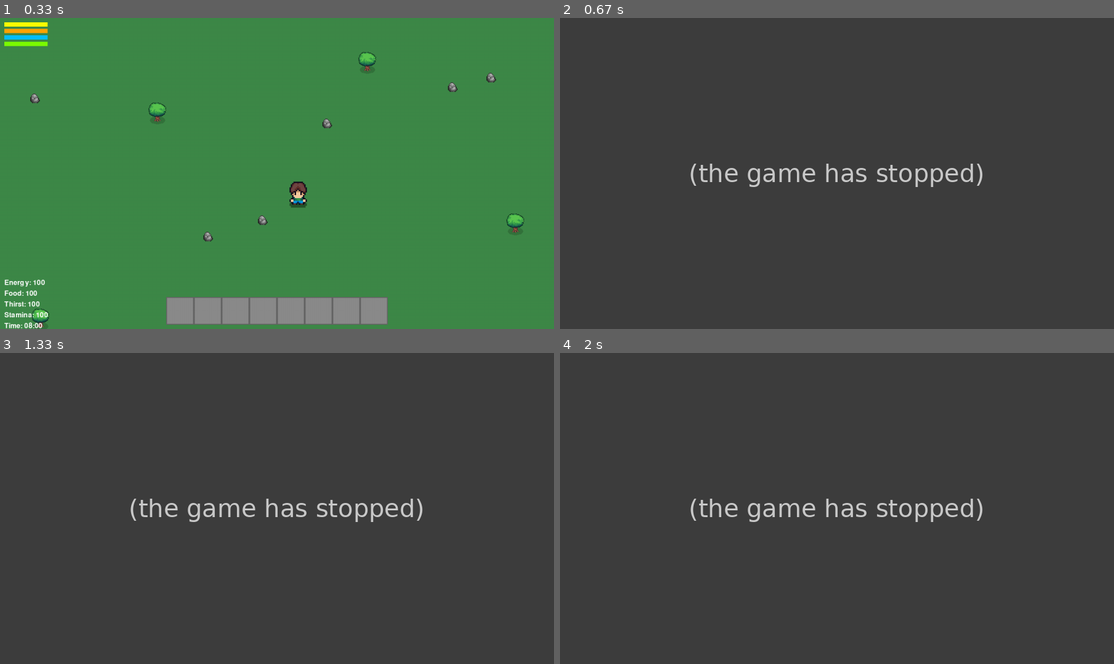
Above: before the commit, frames 1-4 (two rows, left to right).
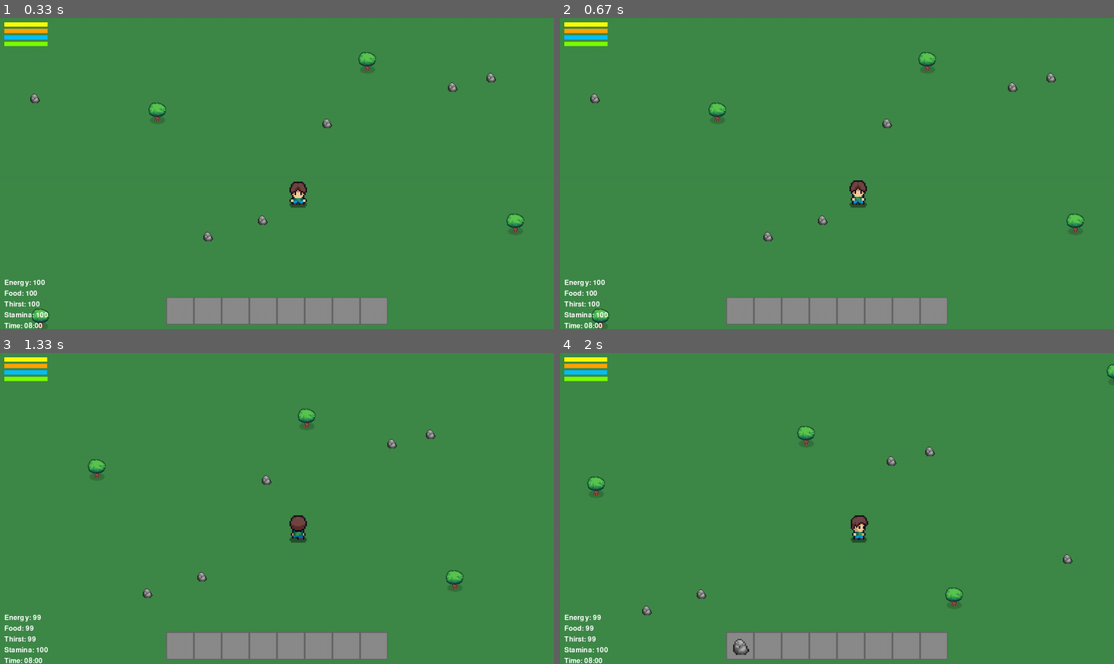
Above: after the commit, the same moments.

Repository: dede-08/survilands-pygame
Game: pygame game, started from main.py
The game is run twice, just before and just after one commit, with the same random seed, the same clock (stepped at 60 frames per second) and the same inputs.
Inputs (mouse positions are in pixels of both pictures, inside the frame that each line leads up to):
- Up to frame 1 (0.33 s): no input
- Up to frame 2 (0.67 s): press the mouse at (814, 185) at 0.37 s; move the mouse to (914, 176) at 0.47 s; release the mouse at (1014, 164) at 0.6 s
- Up to frame 3 (1.33 s): hold D 0.67-1.13 s; hold W from 1.17 s (still down)
- Up to frame 4 (2 s): release W at 1.47 s; hold D 1.5-1.97 s; tap E at 1.65 s

Frame 1 is identical in both runs. In frame 2, 100% of the frame differs, in the area x 0-100%, y 0-100%; in frame 3, 100%; in frame 4, 100%.
Error before the commit: TypeError: 'int' object is not callable (inventory.py line 164); the game stopped at 0.37 s (later frames are placeholders)

Commit message:
correción de errores en la implementación del crafteo

Diff:
--- a/constants.py
+++ b/constants.py
@@ -40,11 +40,11 @@
 STATUS_UPDATE_INTERVAL = 1000
 
 #sitema dia/noche
-DAY_LENGTH = 24000      #duracion del dia completo en milisegundos
-DAWN_TIME = 6000        #amanecer a las 6:00
-MORNING_TIME = 8000     #mañana completa a las 8:00
-DUKS_TIME = 18000       #aterdecer a las 18:00
-MIDNIGHT = 24000        #medianoche (00:00)
+DAY_LENGTH = 240000      #duracion del dia completo en milisegundos
+DAWN_TIME = 60000        #amanecer a las 6:00
+MORNING_TIME = 80000     #mañana completa a las 8:00
+DUKS_TIME = 180000       #aterdecer a las 18:00
+MIDNIGHT = 240000        #medianoche (00:00)
 MAX_DARKNESS = 210      #nivel maximo de oscuridad (0-255)
 
 #colores para iluminacion
@@ -87,7 +87,7 @@
 CRAFTING_GRID_SIZE = 2
 CRAFTING_RESULT_SLOT_X = INVENTORY_X + (SLOT_SIZE * (INVENTORY_COLS + 1))
 CRAFTING_RESULT_SLOT_Y = INVENTORY_Y
-CRAFTING_GRID_X = INVENTORY_X + (SLOT_SIZE * (INVENTORY_ROWS + 1))
+CRAFTING_GRID_X = INVENTORY_X + (SLOT_SIZE * (INVENTORY_COLS + 1))
 CRAFTING_GRID_Y = INVENTORY_Y + SLOT_SIZE * 2
 
 #colors for inventory
--- a/inventory.py
+++ b/inventory.py
@@ -32,8 +32,8 @@
         #definir recetas de crafteo
         self.recipes = {
             'axe' : {
-                'pattern' : [('wood', 'stone'), (None, None)],
-                'result' : 'axe'
+                'pattern': [('wood', 'stone'), (None, None)],
+                'result': 'axe'
             }
         }
 
@@ -161,22 +161,22 @@
                     return True
 
         #verificar click en la cuadricula de crafteo
-        if constants.CRAFTING_GRID_Y <= mouse_y <= constants.CRAFTING_GRID_Y(constants.CRAFTING_GRID_SIZE * constants.SLOT_SIZE):
+        if constants.CRAFTING_GRID_Y <= mouse_y <= constants.CRAFTING_GRID_Y + (constants.CRAFTING_GRID_SIZE * constants.SLOT_SIZE):
             row = (mouse_y - constants.CRAFTING_GRID_Y) // constants.SLOT_SIZE
             col = (mouse_x - constants.CRAFTING_GRID_X) // constants.SLOT_SIZE
             if(0 <= row < constants.CRAFTING_GRID_SIZE and 0 <= col < constants.CRAFTING_GRID_SIZE):
                 self._handle_crafting_grid_click(button, row, col)
                 return True
 
+        #verificar click en el slot de resultado
         if (constants.CRAFTING_RESULT_SLOT_X <= mouse_x <= constants.CRAFTING_RESULT_SLOT_X + constants.SLOT_SIZE and
-            constants.CRAFTING_RESULT_SLOT_Y <= mouse_y <= constants.CRAFTING_RESULT_SLOT_Y + constants.SLOT_SIZE):
-            self._handle_crafting_grid_click(button)
+                constants.CRAFTING_RESULT_SLOT_Y <= mouse_y <= constants.CRAFTING_RESULT_SLOT_Y + constants.SLOT_SIZE):
+            self._handle_crafting_result_click(button)
             return True
 
         #click afuera de los slots
         if self.dragged_item and button == 1:
             self._return_dragged_item()
-
         return False
 
     def _handle_slot_click(self, button, slot_list, index, slot_x, slot_y):
@@ -247,8 +247,8 @@
         #dibujar cuadricula de crafteo
         for row in range(constants.CRAFTING_GRID_SIZE):
             for col in range(constants.CRAFTING_GRID_SIZE):
-                x = constants.CRAFTING_GRID_X + (col * constants.CRAFTING_GRID_SIZE)
-                y = constants.CRAFTING_GRID_Y + (row * constants.CRAFTING_GRID_SIZE)
+                x = constants.CRAFTING_GRID_X + (col * constants.SLOT_SIZE)
+                y = constants.CRAFTING_GRID_Y + (row * constants.SLOT_SIZE)
 
                 #dibujar fondo del slot
                 pygame.draw.rect(screen, constants.SLOT_BORDER, (x, y, constants.SLOT_SIZE, constants.SLOT_SIZE))
@@ -256,8 +256,7 @@
 
                 #bibujar item si existe
                 if self.crafting_grid[row][col]:
-                    pass
-                self._draw_item(screen, self.crafting_grid[row][col], x, y)
+                    self._draw_item(screen, self.crafting_grid[row][col], x, y)
 
         #dibujar slot de resultados
         pygame.draw.rect(screen, constants.SLOT_BORDER,
@@ -286,7 +285,7 @@
                 self.dragged_item = self.crafting_grid[row][col]
                 self.crafting_grid[row][col] = None
 
-            #verificar receta despues del cambio
+            #verificar receta despues de cada cambio
             self._check_recipe()
 
     def _handle_crafting_result_click(self, button):
Binary file changed: assets/images/objects/axe.png
